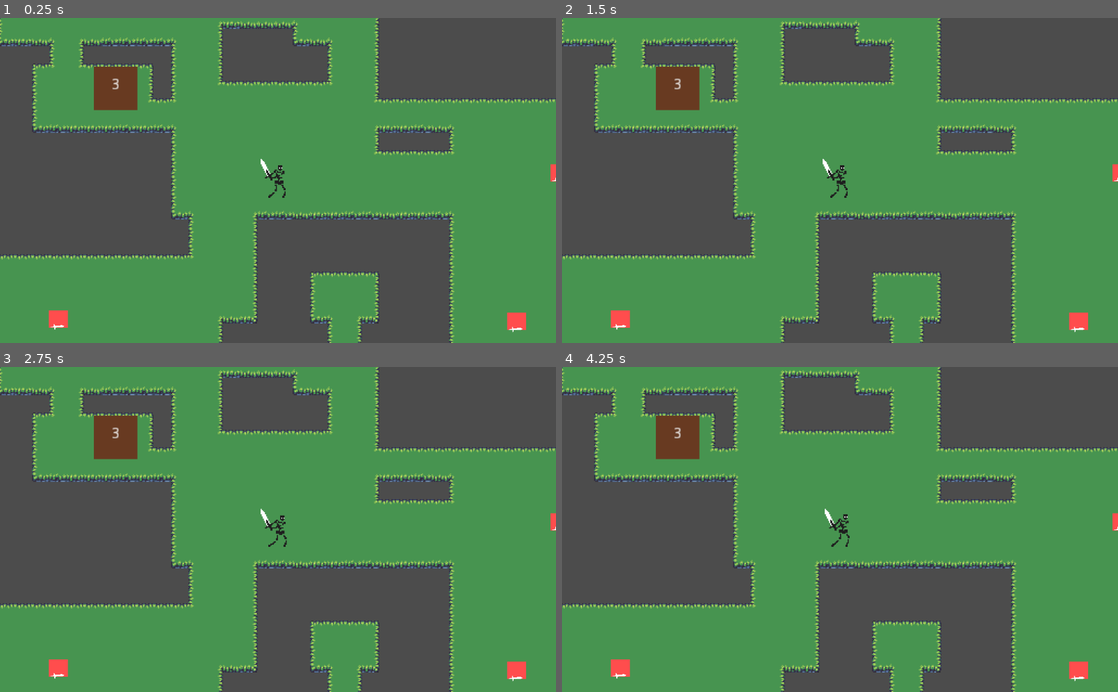
Above: before the commit, frames 1-4 (two rows, left to right).
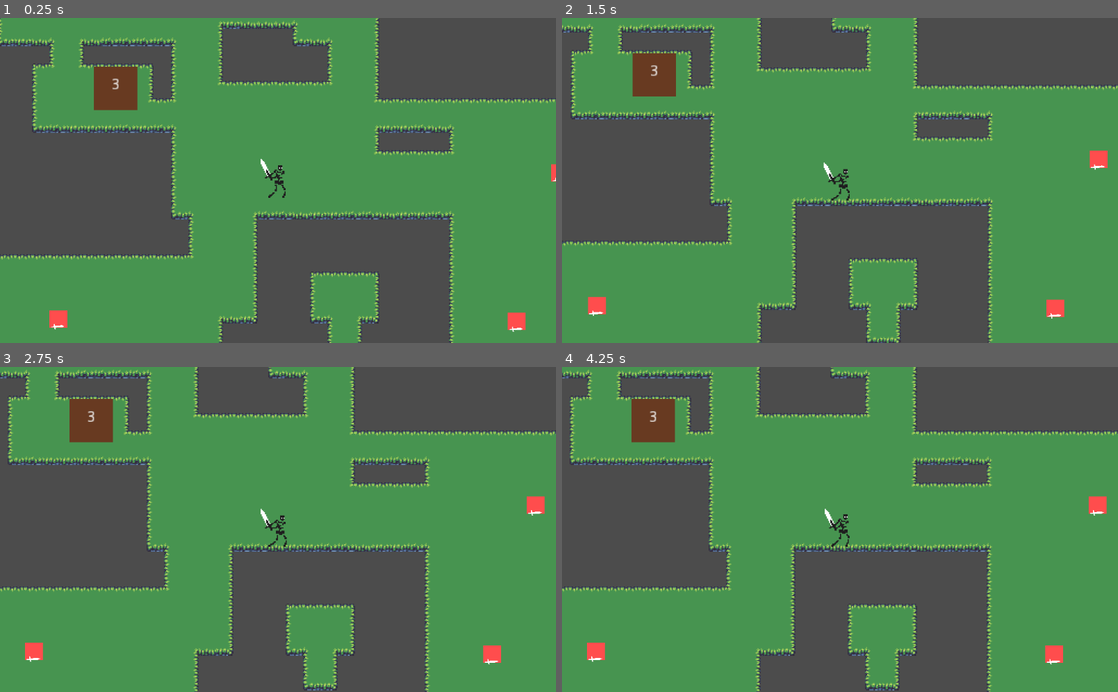
Above: after the commit, the same moments.

Repository: doorgan/godot_test
Game: Godot game, scene res://World.tscn
Same seed, same stepped clock (60 frames per second), same inputs: the game is played once before the commit and once after it.
Inputs (mouse positions are in pixels of both pictures, inside the frame that each line leads up to):
- Up to frame 1 (0.25 s): no input
- Up to frame 2 (1.5 s): move the mouse to (962, 164) at 0.52 s; hold Right (ui_right) 0.53-1.28 s; tap J (attack) at 0.6 s; tap Space (roll) at 0.8, 1.35 s; move the mouse to (728, 196) at 1.27 s; hold Down (ui_down) from 1.28 s (still down)
- Up to frame 3 (2.75 s): tap J (attack) at 1.55, 2.1 s; move the mouse to (333, 458) at 2.02 s; release Down (ui_down) at 2.03 s; hold Right (ui_right) from 2.03 s (still down); tap Space (roll) at 2.3 s
- Up to frame 4 (4.25 s): move the mouse to (812, 594) at 2.77 s; release Right (ui_right) at 2.78 s; hold Up (ui_up) 2.78-3.53 s; tap Space (roll) at 2.85, 3.8 s; tap J (attack) at 3.05, 3.6 s; move the mouse to (1006, 578) at 3.52 s; hold Left (ui_left) from 3.53 s (still down)

The runs differ from the first frame. In frame 1, less than 0.1% of the frame differs, in the area x 8-100%, y 44-97%; in frame 2, 26%; in frame 3, 28%; in frame 4, 28%, in the area x 0-100%, y 0-100%.
Error before the commit: Parse Error: The function signature doesn't match the parent. Parent signature is: "Variant physics_process(Variant)". (res://Player/IdleState.gd:3)
Error after the commit: Invalid call. Nonexistent function 'play_animations' in base 'KinematicBody2D (Player.gd)'. (res://Player/RollState.gd:7)

Commit message:
implement pushdown automata

Diff:
--- a/Die.gd
+++ b/Die.gd
@@ -1,10 +1,7 @@
 extends State
 
-var _entity : Node2D
-
-func enter(entity):
-	_entity = entity
-	entity.animations.play("death")
+func enter():
+	owner.animations.play("death")
 
 func animation_finished():
-	_entity.queue_free()
+	owner.remove()
--- a/Enemy.gd
+++ b/Enemy.gd
@@ -1,19 +1,13 @@
 extends KinematicBody2D
+
+signal died
 
 export (int) var max_health = 5
 
-onready var states = {
-	"idle": $States/Idle,
-	"chase": $States/Chase,
-	"attack": $States/Attack,
-	"stagger": $States/Stagger,
-	"die": $States/Die
-}
-onready var state = states["idle"]
 var target
 
 var velocity : = Vector2.ZERO
-var facing : = Vector2.RIGHT
+var facing : = Vector2.RIGHT setget set_facing
 var last_attacker : Object
 var health = max_health
 var staggered : = false
@@ -22,29 +16,27 @@
 onready var animations = $AnimationPlayer
 
 func _ready():
-	switch_state("idle")
-
-func _physics_process(delta):
-	state.physics_process(self, delta)
-	if facing.x > 0:
-		scale.x = scale.y * 1
-	if facing.x < 0:
-		scale.x = scale.y * -1
-
-func switch_state(new_state):
-	if state != null:
-		state.exit(self)
-	state = states[new_state]
-	state.enter(self)
+	$States.start()
 
 func take_damage(attacker):
 	health -= 1
 	if health <= 0:
 		dead = true
-		switch_state("die")
+		$States._switch_state("die")
 	else:
 		last_attacker = attacker
-		switch_state("stagger")
+		$States._push_state("stagger")
+
+func remove():
+	$States.set_active(false)
+	queue_free()
+
+func set_facing(new_dir):
+	facing = new_dir
+	if facing.x > 0:
+		scale.x = scale.y * 1
+	if facing.x < 0:
+		scale.x = scale.y * -1
 
 func _on_Hurtbox_hit(attacker):
 	if dead:
--- a/Enemy.tscn
+++ b/Enemy.tscn
@@ -1,13 +1,14 @@
-[gd_scene load_steps=19 format=2]
+[gd_scene load_steps=20 format=2]
 
 [ext_resource path="res://Enemy.gd" type="Script" id=1]
-[ext_resource path="res://Enemy/IdleState.gd" type="Script" id=2]
-[ext_resource path="res://Enemy/ChaseState.gd" type="Script" id=3]
-[ext_resource path="res://Enemy/AttackState.gd" type="Script" id=4]
-[ext_resource path="res://Hitbox.tscn" type="PackedScene" id=5]
-[ext_resource path="res://Stagger.gd" type="Script" id=6]
-[ext_resource path="res://Die.gd" type="Script" id=7]
-[ext_resource path="res://Hurtbox.tscn" type="PackedScene" id=8]
+[ext_resource path="res://Enemy/EnemyStates.gd" type="Script" id=2]
+[ext_resource path="res://Enemy/IdleState.gd" type="Script" id=3]
+[ext_resource path="res://Enemy/ChaseState.gd" type="Script" id=4]
+[ext_resource path="res://Enemy/AttackState.gd" type="Script" id=5]
+[ext_resource path="res://Hitbox.tscn" type="PackedScene" id=6]
+[ext_resource path="res://Stagger.gd" type="Script" id=7]
+[ext_resource path="res://Die.gd" type="Script" id=8]
+[ext_resource path="res://Hurtbox.tscn" type="PackedScene" id=9]
 
 [sub_resource type="ParticlesMaterial" id=1]
 emission_shape = 1
@@ -625,26 +626,29 @@
 polygon = PoolVector2Array( -8.14028, -4.03844, 0.123478, -8.22541, 7.50577, -4.25881, 0.123478, -0.0718327 )
 
 [node name="States" type="Node2D" parent="."]
+script = ExtResource( 2 )
+OWNER = NodePath("..")
+INITIAL_STATE = NodePath("Idle")
 
 [node name="Idle" type="Node2D" parent="States"]
-script = ExtResource( 2 )
+script = ExtResource( 3 )
 
 [node name="Chase" type="Node2D" parent="States"]
 editor/display_folded = true
-script = ExtResource( 3 )
+script = ExtResource( 4 )
 ACCELERATION = 90
 
 [node name="Timer" type="Timer" parent="States/Chase"]
 
 [node name="Attack" type="Node2D" parent="States"]
 editor/display_folded = true
-script = ExtResource( 4 )
+script = ExtResource( 5 )
 
 [node name="Polygon2D" type="Polygon2D" parent="States/Attack"]
 visible = false
 polygon = PoolVector2Array( 7.62629, -22.6676, 14.4948, -17.5162, 17.2851, -10.6478, 17.2851, -2.49148, 23.5096, -3.77932, 20.5047, -16.0138, 11.9191, -21.5944 )
 
-[node name="Hitbox" parent="States/Attack" instance=ExtResource( 5 )]
+[node name="Hitbox" parent="States/Attack" instance=ExtResource( 6 )]
 visible = false
 
 [node name="CollisionShape2D" type="CollisionShape2D" parent="States/Attack/Hitbox"]
--- a/Enemy/AttackState.gd
+++ b/Enemy/AttackState.gd
@@ -1,35 +1,34 @@
 extends State
 
-var _entity : Object
 var attacked_entities : Array
 var animations : AnimationPlayer
 var should_attack : = false
 
 const ATTACK_COOLDOWN = 1
 
-func enter(entity):
-	_entity = entity
-	_entity.animations.seek(0)
-	_entity.animations.play("attack")
+func enter():
+	owner = owner
+	owner.animations.seek(0)
+	owner.animations.play("attack")
 	$Cooldown.wait_time = ATTACK_COOLDOWN
-	_entity.facing = _entity.position.direction_to(_entity.target.position)
+	owner.facing = owner.position.direction_to(owner.target.position)
 
-func exit(entity):
+func exit():
 	$Cooldown.stop()
 
-func physics_process(entity, delta):
-	entity.move_and_slide(get_separation())
+func physics_process(delta):
+	owner.move_and_slide(get_separation())
 	if not should_attack:
 		return
 	var targets = $Hitbox.get_overlapping_areas()
 	for target in targets:
 		if target is Hurtbox:
-			if entity.is_a_parent_of(target):
+			if owner.is_a_parent_of(target):
 				continue
 			if attacked_entities.has(target):
 				continue
 			attacked_entities.append(target)
-			target.hit_landed(entity)
+			target.hit_landed(owner)
 
 func attack_start():
 	should_attack = true
@@ -43,17 +42,17 @@
 	$Cooldown.start()
 
 func _on_Cooldown_timeout():
-	_entity.switch_state("chase")
+	emit_signal("finished", "chase")
 
 func get_separation() -> Vector2:
 	var velocity : = Vector2.ZERO
 	var neighbor_count : = 0
 
-	for agent in _entity.get_node("Neighbors").get_overlapping_bodies():
+	for agent in owner.get_node("Neighbors").get_overlapping_bodies():
 		if (agent.is_in_group("player") or agent.is_in_group("enemy") or agent.is_in_group("environment")) \
-			and agent.position.distance_to(_entity.position) < 20:
-			velocity.x += agent.position.x - _entity.position.x
-			velocity.y += agent.position.y - _entity.position.y
+			and agent.position.distance_to(owner.position) < 20:
+			velocity.x += agent.position.x - owner.position.x
+			velocity.y += agent.position.y - owner.position.y
 			neighbor_count += 1
 	if neighbor_count == 0:
 		return velocity
@@ -64,6 +63,6 @@
 	velocity.x *= -1
 	velocity.y *= -1
 
-	velocity - Vector2(velocity.x - _entity.position.x, velocity.y - _entity.position.y)
+	velocity - Vector2(velocity.x - owner.position.x, velocity.y - owner.position.y)
 
 	return velocity.normalized() * 15
--- a/Enemy/ChaseState.gd
+++ b/Enemy/ChaseState.gd
@@ -6,7 +6,6 @@
 export (int) var MASS = 20
 export (int) var ATTACK_RANGE = 25
 
-var _entity : Node2D
 var path: PoolVector2Array
 var path_index : = 0
 var velocity : = Vector2.ZERO
@@ -15,44 +14,43 @@
 
 var navigation: Navigation2D
 
-func enter(entity):
-	_entity = entity
-	navigation = _entity.get_tree().get_nodes_in_group("navigation")[0]
+func enter():
+	navigation = owner.get_tree().get_nodes_in_group("navigation")[0]
 	get_path()
 	$Timer.start()
-	_entity.animations.play("chase")
+	owner.animations.play("chase")
 
-func exit(entity):
-	_entity.velocity = Vector2.ZERO
+func exit():
+	owner.velocity = Vector2.ZERO
 	$Timer.stop()
 
-func physics_process(entity, delta):
-	if _entity.position.distance_to(_entity.target.position) <= ATTACK_RANGE:
-		_entity.switch_state("attack")
+func physics_process(delta):
+	if owner.position.distance_to(owner.target.position) <= ATTACK_RANGE:
+		emit_signal("finished", "attack")
 	else:
 		follow_path(delta)
-		entity.facing = entity.velocity
+		owner.facing = owner.velocity
 
 func get_path():
 	path_index = 0
-	path = navigation.get_simple_path(_entity.global_position, _entity.target.global_position)
+	path = navigation.get_simple_path(owner.global_position, owner.target.global_position)
 	update()
 
 func follow_path(delta):
 	steer = path_follow()
 	steer += get_separation()
 
-	_entity.velocity = _entity.move_and_slide(_entity.velocity + steer)
+	owner.velocity = owner.move_and_slide(owner.velocity + steer)
 	update()
 
 func get_separation() -> Vector2:
 	var velocity : = Vector2.ZERO
 	var neighbor_count : = 0
 
-	for agent in _entity.get_node("Neighbors").get_overlapping_bodies():
+	for agent in owner.get_node("Neighbors").get_overlapping_bodies():
 		if agent.is_in_group("enemy") or agent.is_in_group("environment"):
-			velocity.x += agent.position.x - _entity.position.x
-			velocity.y += agent.position.y - _entity.position.y
+			velocity.x += agent.position.x - owner.position.x
+			velocity.y += agent.position.y - owner.position.y
 			neighbor_count += 1
 	if neighbor_count == 0:
 		return velocity
@@ -63,7 +61,7 @@
 	velocity.x *= -1
 	velocity.y *= -1
 
-	velocity - Vector2(velocity.x - _entity.position.x, velocity.y - _entity.position.y)
+	velocity - Vector2(velocity.x - owner.position.x, velocity.y - owner.position.y)
 
 	separation = velocity.normalized() * MASS
 
@@ -73,7 +71,7 @@
 	if !path:
 		return Vector2.ZERO
 	var goal = path[path_index]
-	if _entity.global_position.distance_to(goal) <= 10:
+	if owner.global_position.distance_to(goal) <= 10:
 		path_index += 1
 		if path_index >= path.size():
 			path_index = path.size() - 1
@@ -85,24 +83,24 @@
 func seek(
 		target : Vector2
 	) -> Vector2:
-	var pos = _entity.global_position
+	var pos = owner.global_position
 	var desired_velocity = (target - pos).normalized() * ACCELERATION
-	var steering = (desired_velocity - _entity.velocity) / MASS
+	var steering = (desired_velocity - owner.velocity) / MASS
 	return steering
 
 func _on_Perception_body_exited(body):
 	if body.is_in_group("player"):
-		_entity.switch_state("idle")
+		emit_signal("finished", "idle")
 
 func _draw():
 	if not DEBUG:
 		return
-	if not _entity:
+	if not owner:
 		return
 	draw_path()
-	draw_line(Vector2.ZERO, _entity.velocity, Color.yellow)
+	draw_line(Vector2.ZERO, owner.velocity, Color.yellow)
 	draw_line(Vector2.ZERO, steer, Color.purple)
-	draw_line(Vector2.ZERO, _entity.velocity + steer, Color.black)
+	draw_line(Vector2.ZERO, owner.velocity + steer, Color.black)
 	draw_line(Vector2.ZERO, separation, Color.blue, 2)
 
 func draw_path():
@@ -114,7 +112,7 @@
 				draw_line(pos_of(path[i]), pos_of(path[i+1]), Color.red)
 
 func pos_of(vector : Vector2) -> Vector2:
-	return vector - _entity.global_position
+	return vector - owner.global_position
 
 func _on_Timer_timeout():
 	get_path()
--- /dev/null
+++ b/Enemy/EnemyStates.gd
@@ -0,0 +1,19 @@
+extends StateMachine
+
+func start():
+	states_map = {
+		"idle": $Idle,
+		"chase": $Chase,
+		"attack": $Attack,
+		"stagger": $Stagger,
+		"die": $Die
+	}
+	.start()
+
+func _push_state(state_name):
+	if not _active:
+		return
+	if state_name in ["stagger"] and current_state == $Stagger:
+		_switch_state(state_name)
+	else:
+		._push_state(state_name)
--- a/Enemy/IdleState.gd
+++ b/Enemy/IdleState.gd
@@ -1,12 +1,9 @@
 extends State
 
-var _entity
-
-func enter(entity):
-	_entity = entity
-	_entity.animations.play("idle")
+func enter():
+	owner.get_node("AnimationPlayer").play("idle")
 
 func _on_Perception_body_entered(body):
 	if body.is_in_group("player"):
-		_entity.target = body
-		_entity.switch_state("chase")
+		owner.target = body
+		emit_signal("finished", "chase")
--- /dev/null
+++ b/Enemy/PlayerStates.gd
@@ -0,0 +1,12 @@
+extends StateMachine
+
+func start():
+	states_map = {
+		"idle": $Idle,
+		"run": $Run,
+		"roll": $Roll,
+		"attack1": $Attack,
+		"attack2": $Attack2,
+		"attack3": $Attack3
+	}
+	.start()
--- a/Player.gd
+++ b/Player.gd
@@ -5,34 +5,13 @@
 var MAX_SPEED: float = 30
 var ACCELERATION: float = 200
 var motion: Vector2 = Vector2()
-var facing: Vector2 = Vector2.RIGHT
+var facing: Vector2 = Vector2.RIGHT setget set_facing
 var animations
-
-onready var states = {
-	"idle": $States/Idle,
-	"run": $States/Run,
-	"roll": $States/Roll,
-	"attack1": $States/Attack,
-	"attack2": $States/Attack2,
-	"attack3": $States/Attack3
-}
-onready var state = states["idle"]
-
-func _physics_process(delta):
-	state.physics_process(self, delta)
-
-func _unhandled_input(event):
-	state.handle_input(self, event)
-
-func switch_state(new_state):
-	state.exit(self)
-	state = states[new_state]
-	state.enter(self)
-	emit_signal("state_change", new_state)
 
 func _ready():
 	$AnimationTree.active = true
 	animations = $AnimationTree.get("parameters/playback")
+	$States.start()
 
 func get_input_axis() -> Vector2:
 	var axis = Vector2.ZERO
@@ -42,3 +21,13 @@
 
 func take_damage(attacker):
 	print("Attacked by " + attacker.name)
+
+func set_facing(new_dir):
+	facing = new_dir
+	if facing.x > 0:
+		scale.x = scale.y * 1
+	if facing.x < 0:
+		scale.x = scale.y * -1
+
+func play_animation(anim):
+	$AnimationTree.get("parameters/playback").travel(anim)
--- a/Player.tscn
+++ b/Player.tscn
@@ -8,13 +8,14 @@
 [ext_resource path="res://sprites/Skeleton/s_skeleton_attack_three_strip6.png" type="Texture" id=6]
 [ext_resource path="res://sprites/Skeleton/s_skeleton_roll_strip7.png" type="Texture" id=7]
 [ext_resource path="res://sprites/Skeleton/s_skeleton_run_strip6.png" type="Texture" id=8]
-[ext_resource path="res://Player/IdleState.gd" type="Script" id=9]
-[ext_resource path="res://Player/RunState.gd" type="Script" id=10]
-[ext_resource path="res://Player/RollState.gd" type="Script" id=11]
-[ext_resource path="res://Player/Attack1State.gd" type="Script" id=12]
-[ext_resource path="res://Hitbox.tscn" type="PackedScene" id=13]
-[ext_resource path="res://Player/Attack2State.gd" type="Script" id=14]
-[ext_resource path="res://Player/Attack3State.gd" type="Script" id=15]
+[ext_resource path="res://Enemy/PlayerStates.gd" type="Script" id=9]
+[ext_resource path="res://Player/IdleState.gd" type="Script" id=10]
+[ext_resource path="res://Player/RunState.gd" type="Script" id=11]
+[ext_resource path="res://Player/RollState.gd" type="Script" id=12]
+[ext_resource path="res://Player/Attack1State.gd" type="Script" id=13]
+[ext_resource path="res://Hitbox.tscn" type="PackedScene" id=14]
+[ext_resource path="res://Player/Attack2State.gd" type="Script" id=15]
+[ext_resource path="res://Player/Attack3State.gd" type="Script" id=16]
 
 [sub_resource type="RectangleShape2D" id=1]
 extents = Vector2( 9.58963, 8.23992 )
@@ -669,16 +670,19 @@
 
 [node name="States" type="Node2D" parent="."]
 position = Vector2( 0, -23.5 )
+script = ExtResource( 9 )
+OWNER = NodePath("..")
+INITIAL_STATE = NodePath("Idle")
 
 [node name="Idle" type="Node2D" parent="States"]
-script = ExtResource( 9 )
+script = ExtResource( 10 )
 
 [node name="Run" type="Node2D" parent="States"]
-script = ExtResource( 10 )
+script = ExtResource( 11 )
 
 [node name="Roll" type="Node2D" parent="States"]
 editor/display_folded = true
-script = ExtResource( 11 )
+script = ExtResource( 12 )
 speed = 200
 duration = 0.7
 
--- a/Player/Attack1State.gd
+++ b/Player/Attack1State.gd
@@ -10,7 +10,7 @@
 			emit_signal("finished", "attack2")
 
 func enter():
-	owner.animations.travel("attack1")
+	owner.play_animation("attack1")
 
 func physics_process(delta):
 	if not should_attack:
--- a/Player/Attack2State.gd
+++ b/Player/Attack2State.gd
@@ -7,10 +7,10 @@
 
 func handle_input(event):
 	if can_chain and Input.is_action_just_pressed("attack"):
-		owner.switch_state("attack3")
+		emit_signal("finished", "attack3")
 
 func enter():
-	owner.animations.travel("attack2")
+	owner.play_animation("attack2")
 
 func physics_process(delta):
 	if not should_attack:
--- a/Player/Attack3State.gd
+++ b/Player/Attack3State.gd
@@ -5,7 +5,7 @@
 var can_chain = false
 
 func enter():
-	owner.animations.travel("attack3")
+	owner.play_animation("attack3")
 
 func physics_process(delta):
 	if not should_attack:
@@ -32,7 +32,7 @@
 	should_attack = false
 
 func animation_finished():
-	emit_signal("finished", "idle")
+	emit_signal("finished", "previous")
 
 func enable_chain():
 	can_chain = true
--- a/Player/IdleState.gd
+++ b/Player/IdleState.gd
@@ -1,15 +1,15 @@
 extends State
 
-func physics_process(entity, delta):
+func physics_process(delta):
 	if Input.is_action_just_pressed("roll"):
-		entity.switch_state("roll")
+		emit_signal("finished", "roll")
 
 	if Input.is_action_just_pressed("attack"):
-		entity.switch_state("attack1")
+		emit_signal("pushed", "attack1")
 
-	var axis = entity.get_input_axis()
+	var axis = owner.get_input_axis()
 	if axis != Vector2.ZERO:
-		entity.switch_state("run")
+		emit_signal("finished", "run")
 
-func enter(entity):
-	entity.animations.travel("idle")
+func enter():
+	owner.play_animation("idle")
--- a/Player/RollState.gd
+++ b/Player/RollState.gd
@@ -3,21 +3,18 @@
 export var speed = 600
 export var duration = 0.3
 
-var ent
-
-func enter(entity):
-	ent = entity
-	entity.animations.travel("roll")
+func enter():
+	owner.play_animations("roll")
 	$Timer.wait_time = duration
 	$Timer.start()
 
-func physics_process(entity, delta):
-	var motion = entity.motion
-	motion += entity.facing.normalized() * speed * delta
-	entity.move_and_collide(motion)
+func physics_process(delta):
+	var motion = owner.motion
+	motion += owner.facing.normalized() * speed * delta
+	owner.move_and_collide(motion)
 
-func exit(entity):
-	entity.motion = Vector2.ZERO
+func exit():
+	owner.motion = Vector2.ZERO
 
 func _on_Timer_timeout():
-	ent.switch_state("idle")
+	emit_signal("finished", "idle")
--- a/Player/RunState.gd
+++ b/Player/RunState.gd
@@ -2,31 +2,26 @@
 
 export var speed = 150
 
-func handle_input(entity, event):
+func handle_input(event):
 	if Input.is_action_just_pressed("roll"):
-		entity.switch_state("roll")
+		emit_signal("finished", "roll")
 
 	if Input.is_action_just_pressed("attack"):
-		entity.switch_state("attack1")
+		emit_signal("pushed", "attack1")
 
-func physics_process(entity, delta):
-	var axis = entity.get_input_axis()
+func physics_process(delta):
+	var axis = owner.get_input_axis()
 	if axis == Vector2.ZERO:
-		entity.motion = Vector2.ZERO
-		entity.switch_state("idle")
+		owner.motion = Vector2.ZERO
+		emit_signal("finished", "idle")
 	else:
-		entity.facing = axis.normalized()
-		var motion = entity.motion
+		owner.facing = axis.normalized()
+		var motion = owner.motion
 		motion += axis.normalized() * speed * delta
-		entity.move_and_collide(motion)
-
-		if entity.facing.x > 0:
-			entity.scale.x = entity.scale.y * 1
-		if entity.facing.x < 0:
-			entity.scale.x = entity.scale.y * -1
+		owner.move_and_collide(motion)
 
 		if motion == Vector2.ZERO:
-			entity.switch_state("idle")
+			emit_signal("finished", "idle")
 
-func enter(entity):
-	entity.animations.travel("run")
+func enter():
+	owner.play_animation("run")
--- a/Player/States.gd
+++ /dev/null
@@ -1,3 +0,0 @@
-extends FSM
-
-func _init():
--- a/Stagger.gd
+++ b/Stagger.gd
@@ -1,24 +1,21 @@
 extends State
-
-var _entity : KinematicBody2D
 
 export (float) var STAGGER_TIME = 0.6
 export (int) var STAGGER_KNOCKBACK_SPEED = 10
 
-func enter(entity):
-	_entity = entity
-	_entity.staggered = true
-	_entity.animations.play("stagger")
+func enter():
+	owner.staggered = true
+	owner.animations.play("stagger")
 	$Timer.wait_time = STAGGER_TIME
 	$Timer.start()
 
-func exit(entity):
-	entity.staggered = false
+func exit():
+	owner.staggered = false
 	$Timer.stop()
 
-func physics_process(entity, delta):
-	var direction = entity.last_attacker.position.direction_to(entity.position)
-	entity.velocity = entity.move_and_slide(direction * STAGGER_KNOCKBACK_SPEED)
+func physics_process(delta):
+	var direction = owner.last_attacker.position.direction_to(owner.position)
+	owner.velocity = owner.move_and_slide(direction * STAGGER_KNOCKBACK_SPEED)
 
 func _on_Timer_timeout():
-	_entity.switch_state("chase")
+	emit_signal("finished", "chase")
--- a/StateMachine/State.gd
+++ b/StateMachine/State.gd
@@ -2,6 +2,7 @@
 class_name State
 
 signal finished(next_state)
+signal pushed(next_state)
 
 func handle_input(event):
 	pass
--- a/StateMachine/StateMachine.gd
+++ b/StateMachine/StateMachine.gd
@@ -3,26 +3,29 @@
 
 signal state_changed(state_name)
 
+export(NodePath) var OWNER
 export(NodePath) var INITIAL_STATE
 
 var states_map : = {}
 var states_stack : = []
 var current_state : State = null
 
-var _active : = false
+var _active : = false setget set_active
 
-func _ready():
+func start():
 	for child in get_children():
 		child.connect("finished", self, "_switch_state")
-	initialize(INITIAL_STATE)
-
-func initialize(start_state):
+		child.connect("pushed", self, "_push_state")
 	set_active(true)
+	states_stack.push_front(get_node(INITIAL_STATE))
 	current_state = states_stack[0]
 	current_state.enter()
 
 func _physics_process(delta):
 	current_state.physics_process(delta)
+
+func _unhandled_input(event):
+	current_state.handle_input(event)
 
 func _switch_state(state_name):
 	if not _active:
@@ -40,6 +43,12 @@
 	if state_name != "previous":
 		current_state.enter()
 
+func _push_state(state_name):
+	if not _active:
+		return
+	states_stack.push_front(states_map[state_name])
+	_switch_state(state_name)
+
 func set_active(value):
 	_active = value
 	set_physics_process(value)
--- a/World.tscn
+++ b/World.tscn
@@ -843,6 +843,7 @@
 [node name="YSort" type="YSort" parent="."]
 
 [node name="Player" parent="YSort" instance=ExtResource( 1 )]
+editor/display_folded = true
 position = Vector2( 370, 300 )
 scale = Vector2( 1, 1 )
 
@@ -880,6 +881,7 @@
 [node name="Navigation2D" type="Navigation2D" parent="YSort" groups=[
 "navigation",
 ]]
+editor/display_folded = true
 
 [node name="TileMap" type="TileMap" parent="YSort/Navigation2D" groups=[
 "wall",
Not shown: 2 places in Enemy.tscn that only renumber resources
Not shown: 4 places in Player.tscn that only renumber resources
